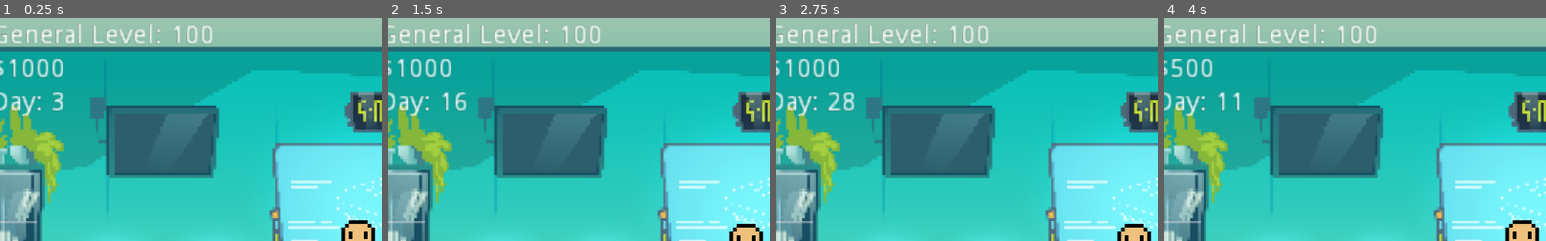
Above: before the commit, frames 1-4 (left to right).
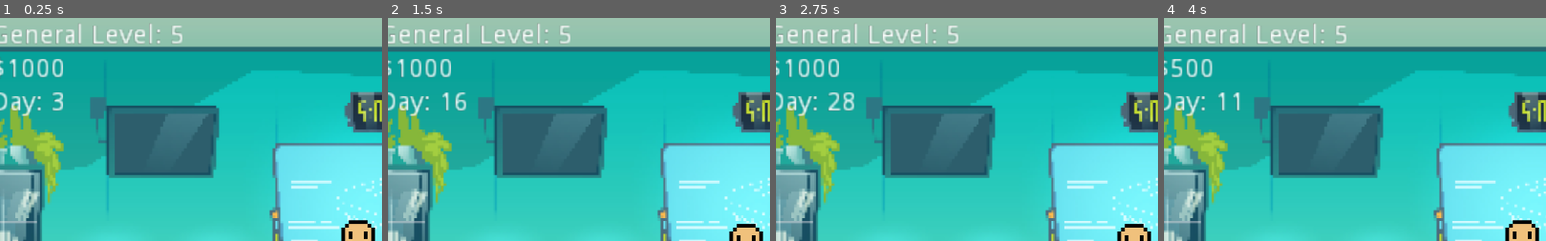
Above: after the commit, the same moments.

Repository: IgorSFG/IP-GAME
Game: Godot game, scene res://Main.tscn
Same seed, same stepped clock (60 frames per second), same inputs: the game is played once before the commit and once after it.
Inputs:
- Up to frame 1 (0.25 s): no input
- Up to frame 2 (1.5 s): tap Enter at 0.5 s; tap Space at 1.25 s
- Up to frame 3 (2.75 s): no input
- Up to frame 4 (4 s): tap Enter at 3.5 s
The pictures show only the part of the screen within x 3-53%, y 2-52%; the shares and areas given below are measured in that part.

The runs differ from the first frame. In frame 1, 0.4% of the frame differs, in the area x 45-56%, y 3-12%; in frame 2, 0.4%; in frame 3, 0.4%; in frame 4, 0.4%.

Commit message:
Ajuste de nível

Diff:
--- a/IPGodot/Player.gd
+++ b/IPGodot/Player.gd
@@ -8,7 +8,7 @@
 
 var namee = ""
 var money = 1000
-var generallevel = 100
+var generallevel = 5
 var booklevel = 0
 var artlevel = 0
 var applevel = 0
